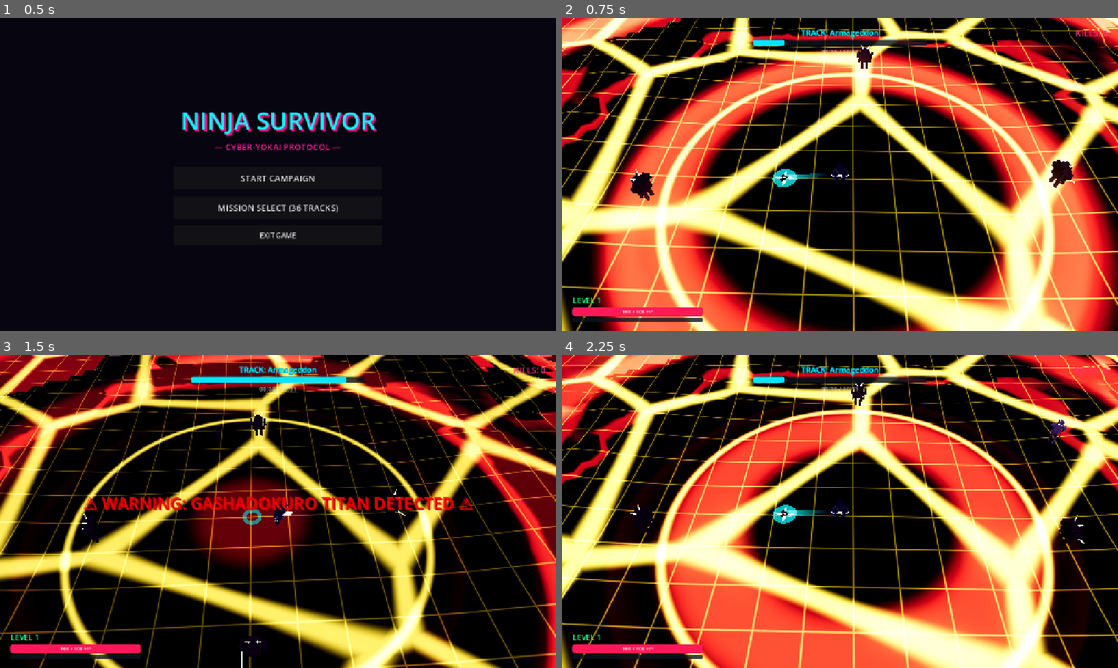
Above: before the commit, frames 1-4 (two rows, left to right).
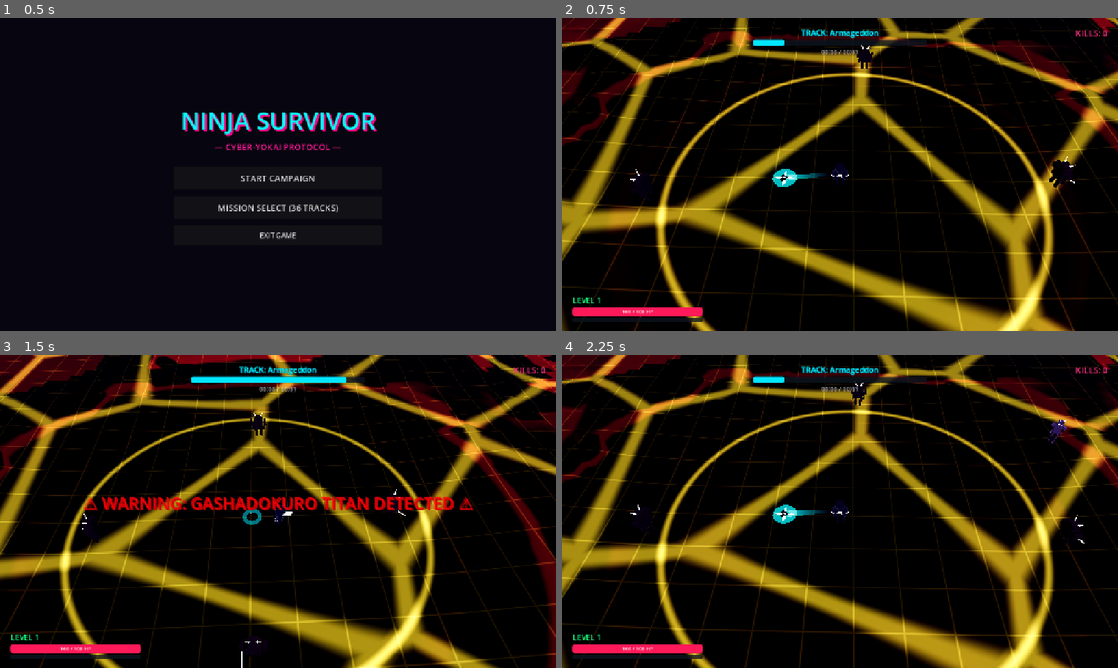
Above: after the commit, the same moments.

Repository: leouofa/ninja-survivor
Game: Godot game, scene res://scenes/menu/MainMenu.tscn
Same seed, same stepped clock (60 frames per second), same inputs: the game is played once before the commit and once after it.
Inputs:
- Up to frame 1 (0.5 s): no input
- Up to frame 2 (0.75 s): click "START CAMPAIGN" at 0.5 s
- Up to frame 3 (1.5 s): hold Right (move_right) from 1.28 s (still down); tap Space (dash) at 1.35 s
- Up to frame 4 (2.25 s): release Right (move_right) at 2 s; click "REPLAY" at 2 s

Frame 1 is identical in both runs. In frame 2, 64% of the frame differs, in the area x 0-100%, y 0-100%; in frame 3, 46%; in frame 4, 61%.

Commit message:
adjusting volume

Diff:
--- /dev/null
+++ b/default_bus_layout.tres
@@ -0,0 +1,15 @@
+[gd_resource type="AudioBusLayout" format=3]
+
+[resource]
+bus/1/name = &"Music"
+bus/1/solo = false
+bus/1/mute = false
+bus/1/bypass_fx = false
+bus/1/volume_db = 2.5
+bus/1/send = &"Master"
+bus/2/name = &"SFX"
+bus/2/solo = false
+bus/2/mute = false
+bus/2/bypass_fx = false
+bus/2/volume_db = -9.5
+bus/2/send = &"Master"
--- a/scripts/autoload/AudioManager.gd
+++ b/scripts/autoload/AudioManager.gd
@@ -9,20 +9,66 @@
 var sfx_pool: Array[AudioStreamPlayer] = []
 const SFX_POOL_SIZE = 12
 
+@export var music_volume_db: float = 2.5:
+	set(val):
+		music_volume_db = val
+		var idx = AudioServer.get_bus_index("Music")
+		if idx != -1:
+			AudioServer.set_bus_volume_db(idx, music_volume_db)
+
+@export var sfx_volume_db: float = -9.5:
+	set(val):
+		sfx_volume_db = val
+		var idx = AudioServer.get_bus_index("SFX")
+		if idx != -1:
+			AudioServer.set_bus_volume_db(idx, sfx_volume_db)
+
 func _ready() -> void:
 	process_mode = Node.PROCESS_MODE_ALWAYS
+	_setup_audio_buses()
 
 	music_player = AudioStreamPlayer.new()
-	music_player.bus = "Master"
+	music_player.bus = "Music"
+	music_player.volume_db = 0.0
 	music_player.finished.connect(_on_music_finished)
 	add_child(music_player)
 
 	# Instantiate SFX pool
 	for i in range(SFX_POOL_SIZE):
 		var p = AudioStreamPlayer.new()
-		p.bus = "Master"
+		p.bus = "SFX"
+		p.volume_db = 0.0
 		add_child(p)
 		sfx_pool.append(p)
+
+func _setup_audio_buses() -> void:
+	var music_idx = AudioServer.get_bus_index("Music")
+	if music_idx == -1:
+		AudioServer.add_bus()
+		music_idx = AudioServer.bus_count - 1
+		AudioServer.set_bus_name(music_idx, "Music")
+		AudioServer.set_bus_send(music_idx, "Master")
+	AudioServer.set_bus_volume_db(music_idx, music_volume_db)
+
+	var sfx_idx = AudioServer.get_bus_index("SFX")
+	if sfx_idx == -1:
+		AudioServer.add_bus()
+		sfx_idx = AudioServer.bus_count - 1
+		AudioServer.set_bus_name(sfx_idx, "SFX")
+		AudioServer.set_bus_send(sfx_idx, "Master")
+	AudioServer.set_bus_volume_db(sfx_idx, sfx_volume_db)
+
+func set_music_volume_db(vol_db: float) -> void:
+	music_volume_db = vol_db
+
+func set_sfx_volume_db(vol_db: float) -> void:
+	sfx_volume_db = vol_db
+
+func get_music_volume_db() -> float:
+	return music_volume_db
+
+func get_sfx_volume_db() -> float:
+	return sfx_volume_db
 
 func play_track(track_path: String) -> void:
 	if ResourceLoader.exists(track_path):
@@ -63,7 +109,9 @@
 
 func _process(delta: float) -> void:
 	if music_player and music_player.playing:
-		var bus_idx = AudioServer.get_bus_index("Master")
+		var bus_idx = AudioServer.get_bus_index("Music")
+		if bus_idx == -1:
+			bus_idx = AudioServer.get_bus_index("Master")
 		var peak_l = AudioServer.get_bus_peak_volume_left_db(bus_idx, 0)
 		var peak_r = AudioServer.get_bus_peak_volume_right_db(bus_idx, 0)
 		var peak_db = max(peak_l, peak_r)
@@ -85,18 +133,24 @@
 
 # --- SYNTHESIZED SOUND EFFECTS ---
 # Generates custom retro synthwave sound waves programmatically
-func play_sfx(sfx_type: String, pitch_scale: float = 1.0) -> void:
+func play_sfx(sfx_type: String, pitch_scale: float = 1.0, volume_offset_db: float = 0.0) -> void:
 	var stream = _get_or_create_sfx_stream(sfx_type)
 	if stream:
+		var final_vol = volume_offset_db
+		if sfx_type == "enemy_hit":
+			final_vol -= 1.5
+
 		for p in sfx_pool:
 			if not p.playing:
 				p.stream = stream
 				p.pitch_scale = pitch_scale * randf_range(0.95, 1.05)
+				p.volume_db = final_vol
 				p.play()
 				return
 		# If all busy, use first
 		sfx_pool[0].stream = stream
 		sfx_pool[0].pitch_scale = pitch_scale
+		sfx_pool[0].volume_db = final_vol
 		sfx_pool[0].play()
 
 var _cached_sfx: Dictionary = {}
@@ -119,7 +173,7 @@
 				var t = float(i) / sample_rate
 				var freq = 1200.0 - (t / duration) * 600.0
 				var env = 1.0 - (float(i) / num_samples)
-				var val = sin(t * freq * TAU) * env * 0.4
+				var val = sin(t * freq * TAU) * env * 0.32
 				samples[i] = int(clamp((val + 1.0) * 127.5, 0, 255))
 
 		"katana":
@@ -131,7 +185,7 @@
 				var t = float(i) / sample_rate
 				var freq = 450.0 - (t / duration) * 350.0
 				var env = 1.0 - (float(i) / num_samples)
-				var val = (sin(t * freq * TAU) + (randf() * 0.4 - 0.2)) * env * 0.5
+				var val = (sin(t * freq * TAU) + (randf() * 0.3 - 0.15)) * env * 0.36
 				samples[i] = int(clamp((val + 1.0) * 127.5, 0, 255))
 
 		"enemy_hit":
@@ -143,7 +197,7 @@
 				var t = float(i) / sample_rate
 				var freq = 300.0 - (t / duration) * 220.0
 				var env = pow(1.0 - (float(i) / num_samples), 2)
-				var val = sin(t * freq * TAU) * env * 0.5
+				var val = sin(t * freq * TAU) * env * 0.32
 				samples[i] = int(clamp((val + 1.0) * 127.5, 0, 255))
 
 		"enemy_die":
@@ -155,8 +209,8 @@
 				var t = float(i) / sample_rate
 				var freq = 800.0 - (t / duration) * 650.0
 				var env = 1.0 - (float(i) / num_samples)
-				var noise = randf() * 0.6 - 0.3
-				var val = (sin(t * freq * TAU) * 0.5 + noise) * env * 0.5
+				var noise = randf() * 0.4 - 0.2
+				var val = (sin(t * freq * TAU) * 0.4 + noise) * env * 0.36
 				samples[i] = int(clamp((val + 1.0) * 127.5, 0, 255))
 
 		"pickup_xp":
@@ -168,7 +222,7 @@
 				var t = float(i) / sample_rate
 				var freq = 900.0 + (t / duration) * 800.0
 				var env = 1.0 - (float(i) / num_samples)
-				var val = sin(t * freq * TAU) * env * 0.35
+				var val = sin(t * freq * TAU) * env * 0.25
 				samples[i] = int(clamp((val + 1.0) * 127.5, 0, 255))
 
 		"level_up":
@@ -182,7 +236,7 @@
 				var freqs = [440.0, 554.37, 659.25, 880.0]
 				var freq = freqs[min(step, 3)]
 				var env = 1.0 - (float(i) / num_samples) * 0.5
-				var val = sin(t * freq * TAU) * env * 0.4
+				var val = sin(t * freq * TAU) * env * 0.38
 				samples[i] = int(clamp((val + 1.0) * 127.5, 0, 255))
 
 		"boss_spawn":
@@ -194,7 +248,7 @@
 				var t = float(i) / sample_rate
 				var freq = 90.0 + sin(t * 30.0) * 20.0
 				var env = 1.0 - (float(i) / num_samples)
-				var val = sin(t * freq * TAU) * env * 0.7
+				var val = sin(t * freq * TAU) * env * 0.55
 				samples[i] = int(clamp((val + 1.0) * 127.5, 0, 255))
 
 		_:
--- a/tests/TestRunner.gd
+++ b/tests/TestRunner.gd
@@ -148,6 +148,25 @@
 	var amp_param = floor_node1.floor_material.get_shader_parameter("live_amplitude")
 	assert(is_equal_approx(amp_param, 0.85), "Shader live_amplitude must match AudioManager smoothed amplitude")
 	print("✓ Audio-reactive live amplitude shader parameter verified (value: %f)" % amp_param)
+
+	# 5b. Test Audio Balance & Dedicated Bus Hierarchy
+	var music_bus_idx = AudioServer.get_bus_index("Music")
+	var sfx_bus_idx = AudioServer.get_bus_index("SFX")
+	assert(music_bus_idx != -1, "Dedicated Music audio bus must exist")
+	assert(sfx_bus_idx != -1, "Dedicated SFX audio bus must exist")
+	assert(AudioManager.music_player.bus == "Music", "music_player must be routed to Music bus")
+	for p in AudioManager.sfx_pool:
+		assert(p.bus == "SFX", "SFX player must be routed to SFX bus")
+
+	var m_vol = AudioManager.get_music_volume_db()
+	var s_vol = AudioManager.get_sfx_volume_db()
+	assert(m_vol - s_vol >= 10.0, "Game audio volume must be at least 10 dB louder than SFX (got %f dB vs %f dB)" % [m_vol, s_vol])
+	print("✓ Audio balance verified: Music (%+.1f dB) is %+.1f dB above SFX (%+.1f dB)" % [m_vol, m_vol - s_vol, s_vol])
+
+	# Verify SFX playback on SFX bus
+	AudioManager.play_sfx("enemy_hit")
+	AudioManager.play_sfx("shuriken")
+	print("✓ SFX playback and bus routing verified")
 
 	# 6. Test Player slope traversal & gravity
 	var player_script = load("res://scripts/player/Player.gd")
